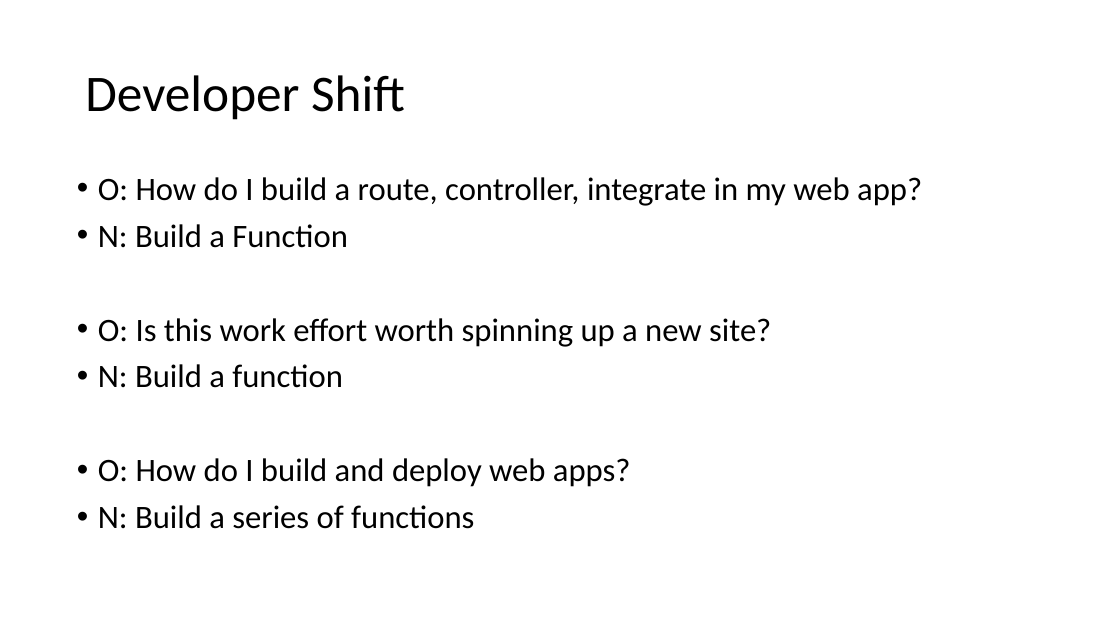
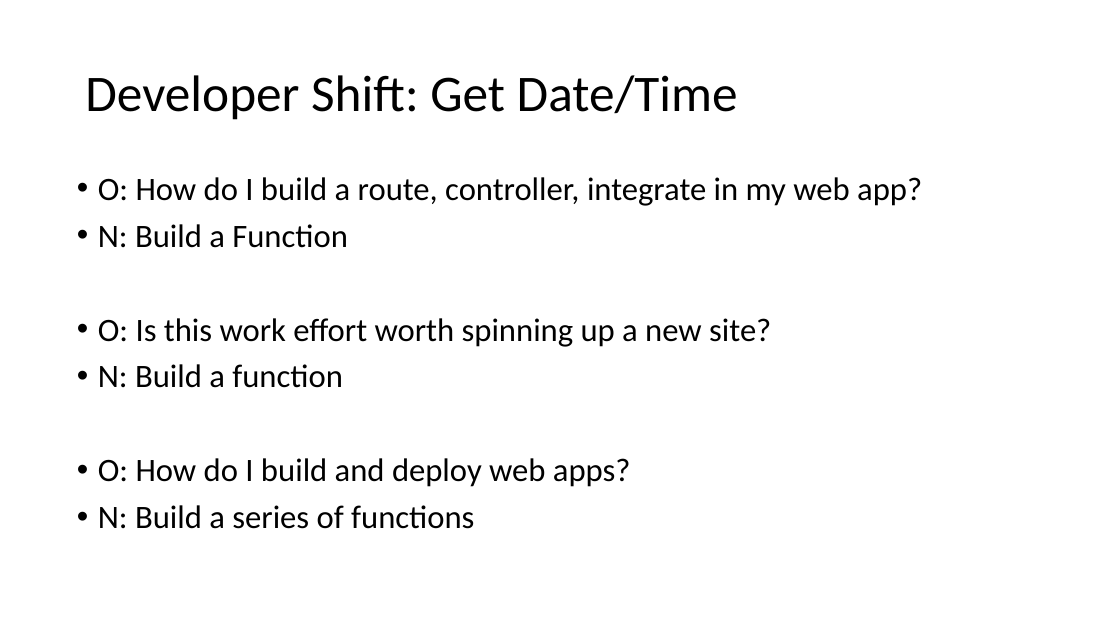
Before and after one commit to jamessdixon/Trinug.MainMeeting.March2017, a slide deck: slide 8 of Presentation/AzureFunctions.pptx. Drawn at 1120x630 pixels with LibreOffice and Linux fonts; fonts in the diff are those of the drawing. Boxes give left, top, right and bottom in pixels: in the first picture for what was removed or moved away, otherwise in the second. Text is boxed around its words. In the diff, an @@ line names an element or a change of style, - is before the commit and + after.

```diff
--- a/Presentation/AzureFunctions.pptx
+++ b/Presentation/AzureFunctions.pptx
@@ title at (85, 75, 738, 120): text changed @@
-Developer Shift
+Developer Shift: Get Date/Time
```
Also in this commit, not shown: 7 other slides changed, 5 other files.
